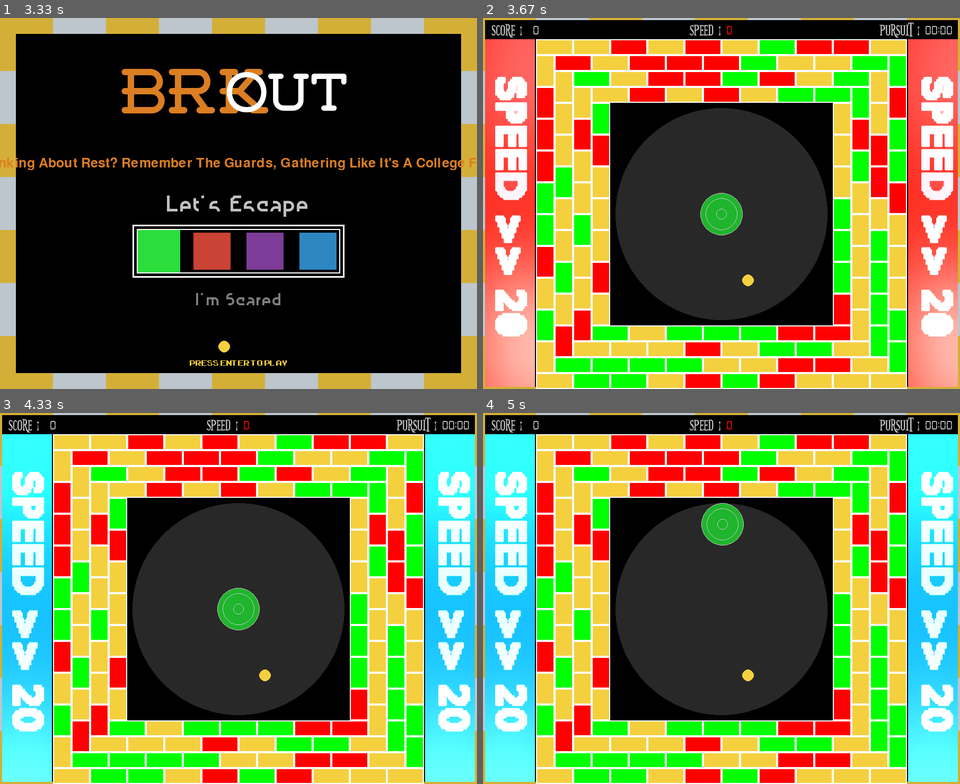
Above: before the commit, frames 1-4 (two rows, left to right).
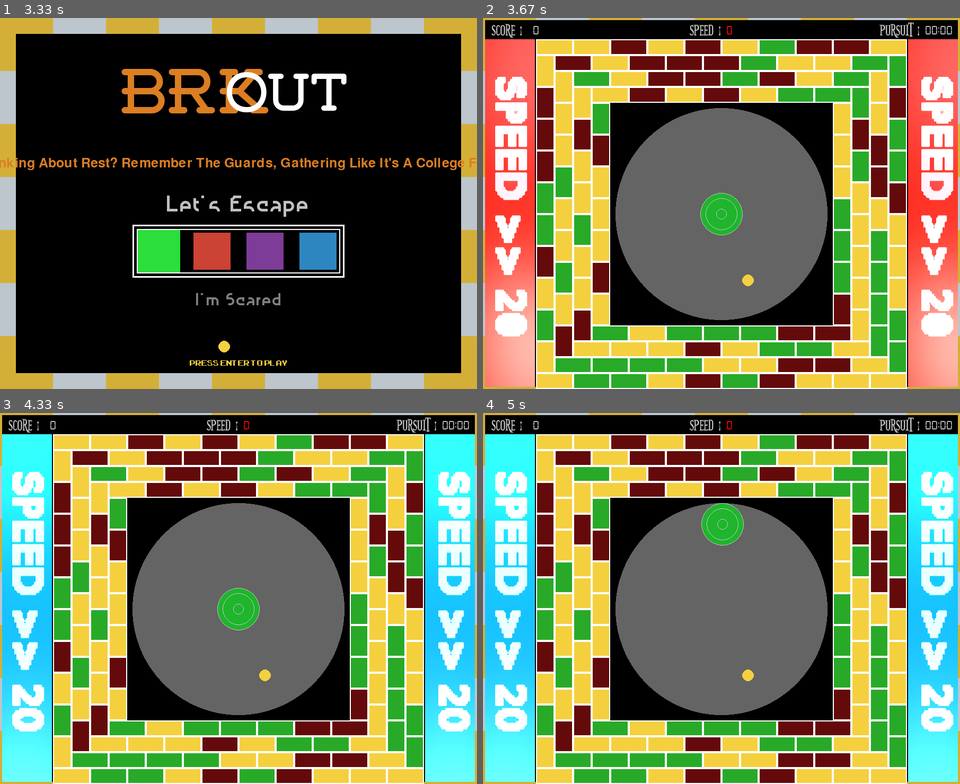
Above: after the commit, the same moments.

Repository: thealphadollar/brkout
Game: pygame game, started from main.py
Two runs of this game, one before a commit and one after it. Both use one fixed random seed, a clock stepped at 60 frames per second and the inputs below. The source is Python 2; it was converted automatically to run under Python 3.
Inputs:
- Up to frame 1 (3.33 s): no input
- Up to frame 2 (3.67 s): tap Enter at 3.4 s
- Up to frame 3 (4.33 s): tap Space at 3.73 s; tap Enter at 4.07 s
- Up to frame 4 (5 s): hold Up 4.4-4.87 s; hold Right from 4.9 s (still down)

Frame 1 is identical in both runs. In frame 2, 40% of the frame differs, in the area x 11-89%, y 6-100%; in frame 3, 40%; in frame 4, 40%.

Commit message:
Add music in screens

Diff:
--- a/constants.py
+++ b/constants.py
@@ -39,7 +39,7 @@
 main_ball_speed = 0
 MAX_BALL_SPEED = 10
 ball_mass = 5
-friction = .015
+friction = .01
 
 # text formats
 game_title_text_large = pygame.font.Font(
@@ -83,6 +83,8 @@
 
 
 # music files
+pause_sound = pygame.mixer.Sound(os.path.join(assets_directory, "pause.ogg"))
+
 
 # images
 speed_red = pygame.image.load(os.path.join(assets_directory, 'speed_red.png'))
@@ -96,7 +98,7 @@
 white = (255, 255, 255)
 grey = (128, 128, 128)
 name_grey = (150, 150, 150)
-light_black = (40, 40, 40)
+light_black = (100, 100, 100)
 wall_silver = (188, 198, 204)
 silver = (192, 192, 192)
 wall_orange = (212, 175, 55)
@@ -111,6 +113,8 @@
 blue = (46, 134, 193)
 light_blue = (52, 152, 219)
 credit_orange = (240, 146, 54)
+brick_red = (100, 10, 10)
+brick_green = (40, 170, 40)
 pure_red = (255, 0, 0)
 pure_green = (0, 255, 0)
 pure_blue = (0, 0, 255)
@@ -118,7 +122,7 @@
 blood_red = (138, 7, 7)
 striker_colors = [green, red, magenta, blue]
 # red are weakest, yellow are ok, and green are healthy
-brick_colors = [pure_green, pure_red, yellow]
+brick_colors = [brick_green, brick_red, yellow]
 color_option_palette = [[green, light_green], [red, light_red], [
     magenta, light_magenta], [blue, light_blue]]
 pause_col = grey
--- a/end_screen.py
+++ b/end_screen.py
@@ -29,6 +29,16 @@
 
 def end_screen(screen, win, score, seconds_first, seconds_second, minutes_first, minutes_second, clock):
     global option
+
+    pygame.mixer.music.stop()
+    if win:
+        pygame.mixer.music.load(os.path.join(assets_directory, "victory.ogg"))
+        pygame.mixer.music.play(-1)
+        pygame.mixer.music.set_volume(1)
+    else:
+        pygame.mixer.music.load(os.path.join(assets_directory, "end_loss.mp3"))
+        pygame.mixer.music.play(-1)
+        pygame.mixer.music.set_volume(1)
 
     # initialising ball for this screen
     ball = Ball(scr_width / 2, scr_height - wall_brick_height)
--- a/global_objects.py
+++ b/global_objects.py
@@ -364,6 +364,7 @@
             return 0
         self.brick_value -= speed / MAX_BALL_SPEED
         if self.brick_value <= 0:
+            # add sound for game
             self.kill()
             return self.ori_brick_value * 200
         elif self.brick_value <= 3:
--- a/main.py
+++ b/main.py
@@ -161,9 +161,11 @@
             did_collide = br.check_hor_coll(ball)
         else:
             did_collide = br.check_ver_coll(ball)
+
+        # returns if collision has taken place
         if did_collide:
-            if ball.speed > 3:
-                hit_count += 1
+
+            hit_count += 1
             brick_point += br.update(ball.speed)
 
 
@@ -232,6 +234,11 @@
 def gameloop(striker_color):
     global screen, clock, ball, striker, choice
     start_time = False
+
+    pygame.mixer.music.stop()
+    pygame.mixer.music.load(os.path.join(assets_directory, "main_music.mp3"))
+    pygame.mixer.music.play(-1)
+    pygame.mixer.music.set_volume(1)
 
     while True:
 
--- a/pause_screen.py
+++ b/pause_screen.py
@@ -7,6 +7,14 @@
 
 
 def pause_game(screen, clock):
+
+    # pauses music
+    pygame.mixer.music.pause()
+
+    # play pause screen music
+    pause_sound.play(-1)
+    pause_sound.set_volume(1)
+
     oldtime = pygame.time.get_ticks()
     pause_ball = Ball(130, 140)  # Initializing pause_ball
     option = 0
@@ -28,6 +36,9 @@
                 os._exit(0)
 
             if event.type == pygame.KEYDOWN and (event.key == pygame.K_ESCAPE or event.key == pygame.K_SPACE):
+                # unpause music
+                pause_sound.stop()
+                pygame.mixer.music.unpause()
                 return
 
             if event.type == pygame.KEYDOWN and (event.key == pygame.K_UP or event.key == pygame.K_w):
@@ -39,6 +50,10 @@
                 option %= 4
 
             if event.type == pygame.KEYDOWN and event.key == pygame.K_RETURN:
+                pause_sound.stop()
+                if option != 3:
+                    # unpause music
+                    pygame.mixer.music.unpause()
                 if option == 0:
                     return 0
                 if option == 1:
--- a/start_screen.py
+++ b/start_screen.py
@@ -17,6 +17,11 @@
     random_hint = random.randint(0, 7)  # displays random quote
     timer = 0
 
+    # playing start sound jail
+    pygame.mixer.music.load(os.path.join(assets_directory, "start.wav"))
+    pygame.mixer.music.play(-1)
+    pygame.mixer.music.set_volume(1)
+
     # display start image
     while timer <= 180:
         timer += 1
@@ -31,6 +36,11 @@
 
         pygame.display.update()
         clock.tick(FPS)
+
+    pygame.mixer.music.stop()
+    pygame.mixer.music.load(os.path.join(assets_directory, "start_screen.ogg"))
+    pygame.mixer.music.play(-1)
+    pygame.mixer.music.set_volume(1)
 
     while True:
 
Not shown, added: assets/end_loss.mp3
Not shown, added: assets/main_music.mp3
Not shown, added: assets/pause.ogg
Not shown, added: assets/start.wav
Not shown, added: assets/start_chain_sound.wav
Not shown, added: assets/start_screen.ogg
Not shown, added: assets/victory.ogg
